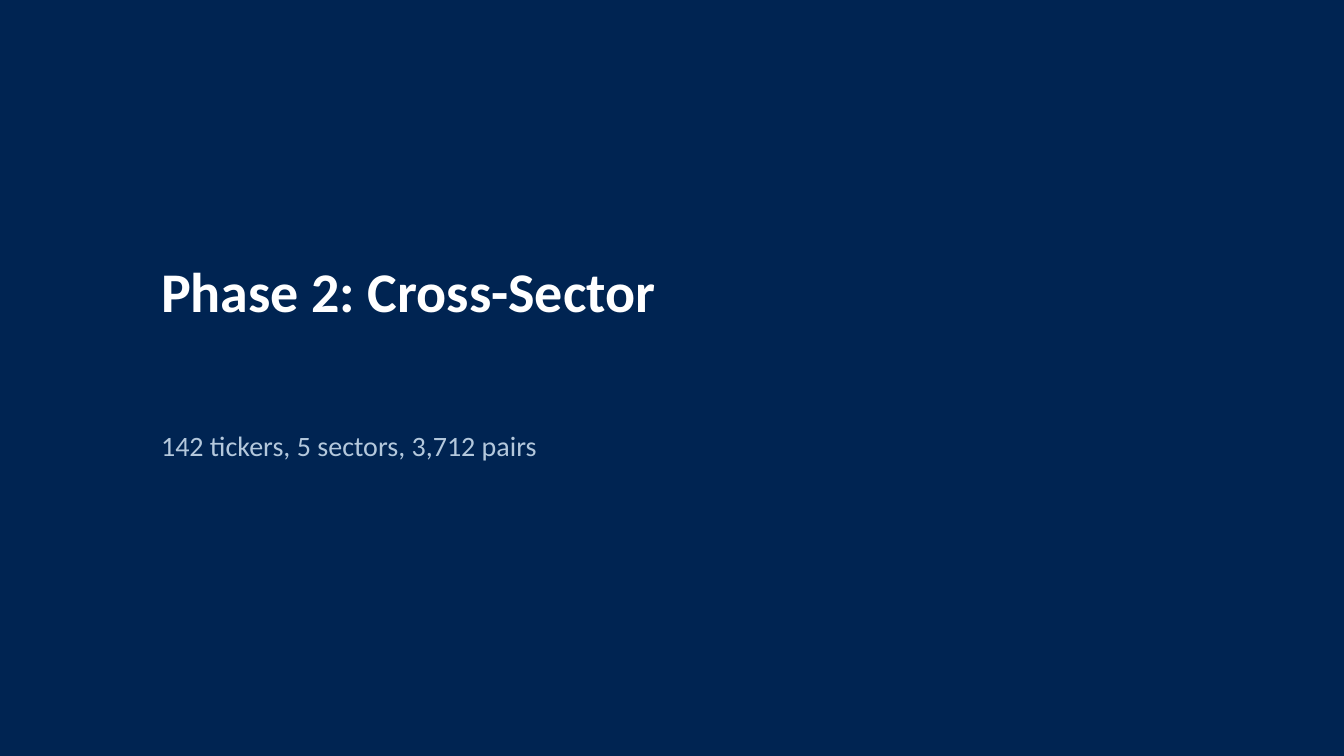
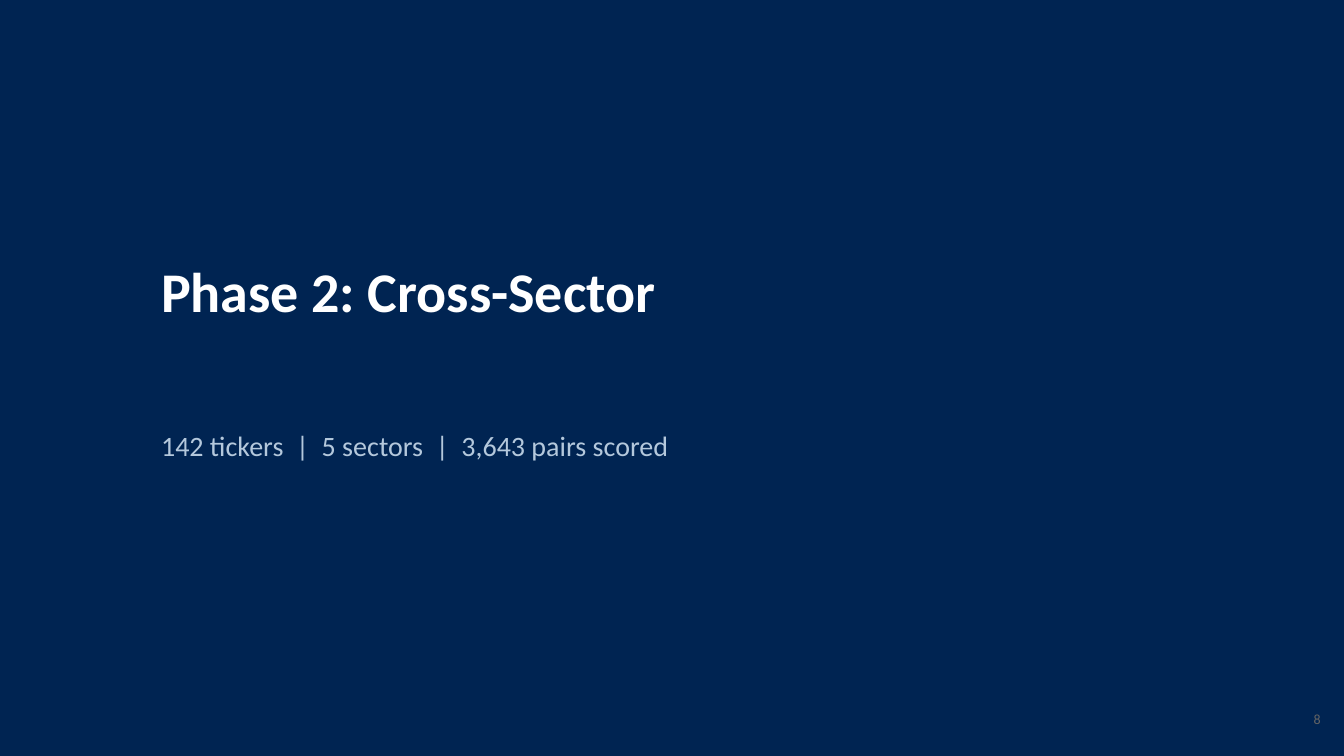
Before and after one commit to jcmcode/pairs-test, a slide deck: slide 8 of deliverables/presentation.pptx (slide 11 before the commit). Drawn at 1344x756 pixels with LibreOffice and Linux fonts; fonts in the diff are those of the drawing. Boxes give left, top, right and bottom in pixels: in the first picture for what was removed or moved away, otherwise in the second. Text is boxed around its words. In the diff, an @@ line names an element or a change of style, - is before the commit and + after.

```diff
--- a/deliverables/presentation.pptx
+++ b/deliverables/presentation.pptx
@@ text at bbox=[161, 436, 668, 461]: text changed @@
-142 tickers, 5 sectors, 3,712 pairs
+142 tickers | 5 sectors | 3,643 pairs scored
@@ text added at bbox=[1314, 714, 1321, 724], 10 pt, text #646464 @@
+8
```
Also in this commit, not shown: 17 other slides changed, 2 slides added, 7 slides removed, 15 other files.
